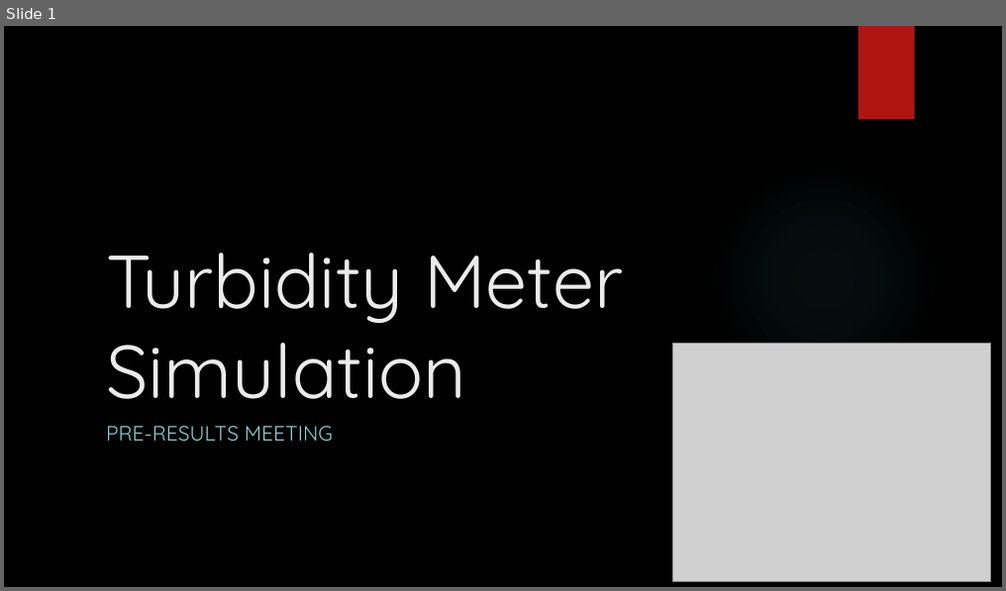
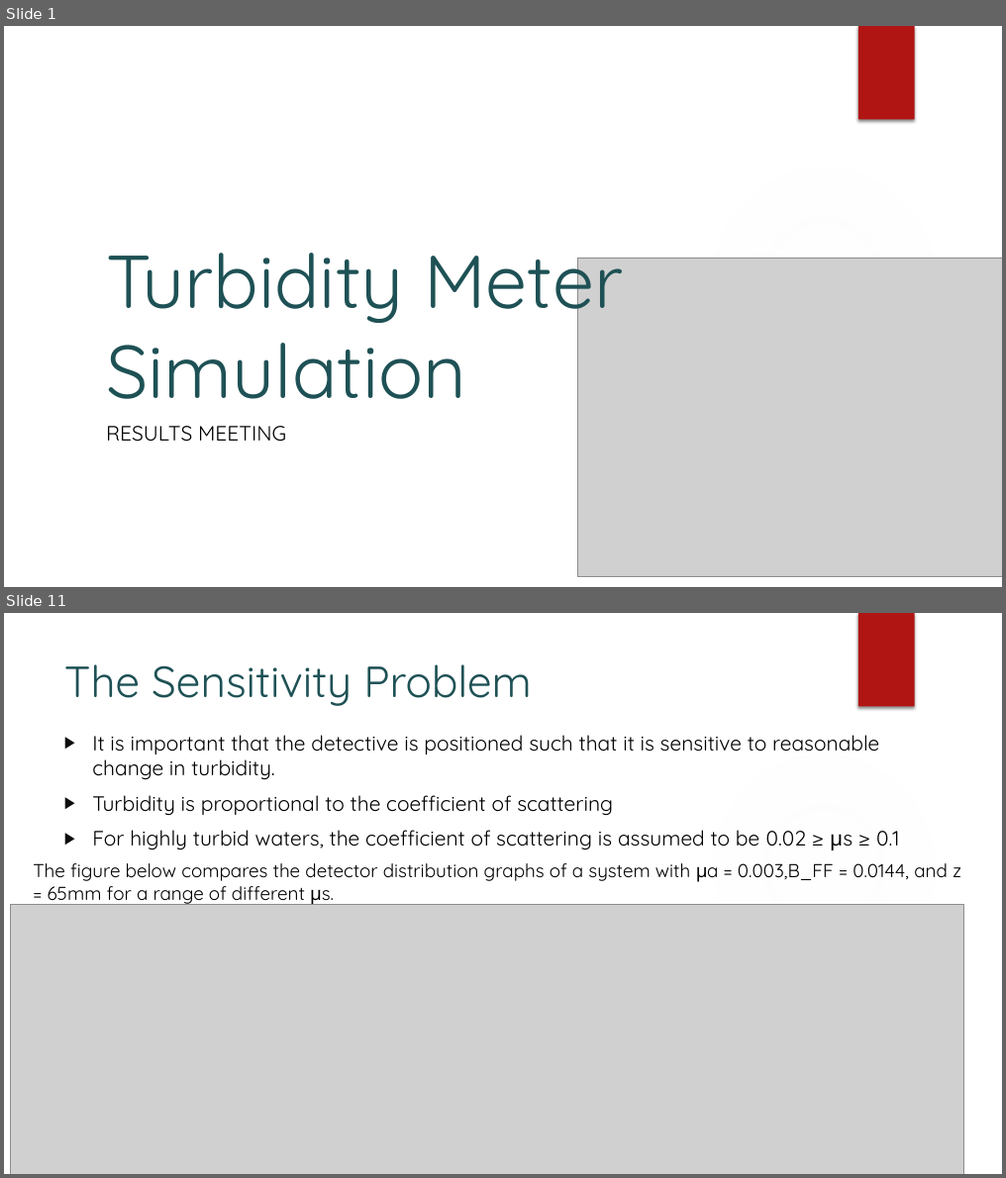
Before and after one commit to KAANVOLKAN05/GPGPU_Research, a slide deck: TurbidityMeterStudy/MonteCarloProj/Presentation for West River.pptx. Shown one above the other, each under a label of ours: slide 1 before the commit, slides 1 and 11 after it; the slides between them are not shown. The pictures are 1006x591 and 1006x1178 pixels, drawn with LibreOffice and Linux fonts; fonts in the diff are those of the drawing; grey boxes stand for pictures; background and template pictures are left out. Boxes give left, top, right and bottom in pixels: in the first picture for what was removed or moved away, otherwise in the second. Text is boxed around its words. In the diff, an @@ line names an element or a change of style, - is before the commit and + after.

```diff
--- a/TurbidityMeterStudy/MonteCarloProj/Presentation for West River.pptx
+++ b/TurbidityMeterStudy/MonteCarloProj/Presentation for West River.pptx
@@ slide 11 added at <box>4,613,1002,1174</box>, background #FFFFFF; not listed: 2 template elements that a slide beside it also shows @@
@@ title added at <box>64,664,532,706</box>, 42 pt, text #1E5155 @@
+The Sensitivity Problem
@@ text added at <box>92,735,899,851</box>, 20 pt, text #000000 @@
+▶ It is important that the detective is positioned such that it is sensitive to reasonable change in turbidity.
+▶ Turbidity is proportional to the coefficient of scattering
+▶ For highly turbid waters, the coefficient of scattering is assumed to be 0.02 ≥ μs ≥ 0.1
@@ text added at <box>33,863,961,906</box>, 18 pt, text #000000 @@
+The figure below compares the detector distribution graphs of a system with μa = 0.003,B_FF = 0.0144, and z = 65mm for a range of different μs.
@@ picture added at <box>11,904,963,1174</box> @@
@@ slide 1 changed as well @@
@@ background picture (left out) to #FFFFFF @@
@@ title "Turbidity Meter Simulation" at <box>106,253,623,399</box>: text colour #EBEBEB to #1E5155 @@
@@ ellipse at <box>709,163,939,393</box>: fill gradient #50B9C1 to gradient #F3F3F3 @@
@@ picture: place and size @@
-picture at <box>673,344,991,581</box>
+picture at <box>578,258,1002,576</box>
@@ subtitle at <box>106,426,286,442</box>: text changed; text colour #8AD0D6 to #000000 @@
-PRE-RESULTS MEETING
+RESULTS MEETING
```
Also in this commit, not shown: 24 other slides changed, 18 other slides added, 1 slide removed.
